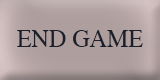
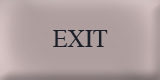
Layer changes from the first 160x80 image to the second:
renamed "END GAME" to "Exit", painted on it over [17, 30, 143, 47]
